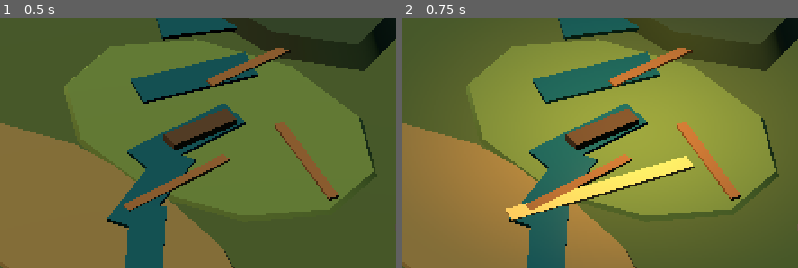
Above: before the commit, frames 1-2 (left to right).
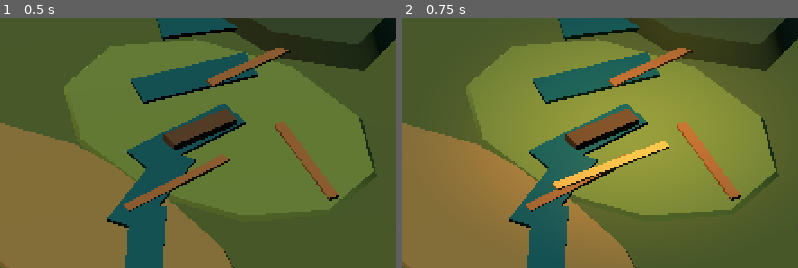
Above: after the commit, the same moments.

Repository: tomat60/pixel-nations
Game: Godot game, scene res://scenes/map/aurelian_basin_v2.tscn
Same seed, same stepped clock (60 frames per second), same inputs: the game is played once before the commit and once after it.
Inputs:
- Up to frame 1 (0.5 s): no input
- Up to frame 2 (0.75 s): click "CLAIM LAND" at 0.5 s
The pictures show only the part of the screen within x 22-72%, y 25-75%; the shares and areas given below are measured in that part.

Frame 1 is identical in both runs. In frame 2, 3.5% of the frame differs, in the area x 26-74%, y 49-82%.

Commit message:
fix(godot): align claim route with recomposed Basin crossing

Diff:
--- a/game/scenes/map/aurelian_basin_v3.gd
+++ b/game/scenes/map/aurelian_basin_v3.gd
@@ -57,14 +57,14 @@
 
 func _build_world_edges() -> void:
     var entries := [
-        ["decoration/nature/hill_single_A.gltf", Vector3(-5.6, 0.14, -4.1), 0.15, 1.42],
-        ["decoration/nature/hill_single_B.gltf", Vector3(-4.7, 0.18, -4.7), -0.2, 1.30],
-        ["decoration/nature/tree_single_A.gltf", Vector3(-6.0, 0.18, -3.0), 0.4, 1.20],
-        ["decoration/nature/tree_single_B.gltf", Vector3(-5.1, 0.18, -2.3), -0.4, 1.16],
-        ["decoration/nature/rock_single_A.gltf", Vector3(5.2, 0.18, -3.3), 0.6, 1.28],
-        ["decoration/nature/rock_single_C.gltf", Vector3(5.8, 0.16, -2.0), -0.5, 1.10],
-        ["decoration/nature/tree_single_A.gltf", Vector3(-5.0, 0.12, 4.8), 0.2, 1.10],
-        ["decoration/nature/tree_single_B.gltf", Vector3(4.8, 0.12, 4.7), -0.2, 1.06],
+        ["decoration/nature/hill_single_A.gltf", Vector3(-5.8, 0.18, -3.9), 0.15, 1.42],
+        ["decoration/nature/hill_single_B.gltf", Vector3(-4.9, 0.24, -4.6), -0.2, 1.30],
+        ["decoration/nature/tree_single_A.gltf", Vector3(-6.1, 0.22, -2.9), 0.4, 1.20],
+        ["decoration/nature/tree_single_B.gltf", Vector3(-5.0, 0.24, -2.0), -0.4, 1.16],
+        ["decoration/nature/rock_single_A.gltf", Vector3(5.1, 0.22, -3.2), 0.6, 1.28],
+        ["decoration/nature/rock_single_C.gltf", Vector3(5.8, 0.20, -1.7), -0.5, 1.10],
+        ["decoration/nature/tree_single_A.gltf", Vector3(-5.2, 0.12, 4.5), 0.2, 1.10],
+        ["decoration/nature/tree_single_B.gltf", Vector3(4.9, 0.12, 4.5), -0.2, 1.06],
     ]
     for entry in entries:
         _spawn_asset(
@@ -87,23 +87,23 @@
     var activated_route := MeshInstance3D.new()
     activated_route.name = "ActivatedFounderRoad"
     var route_mesh := BoxMesh.new()
-    route_mesh.size = Vector3(0.30, 0.05, 3.35)
+    route_mesh.size = Vector3(0.18, 0.035, 2.20)
     activated_route.mesh = route_mesh
-    activated_route.position = center + Vector3(0.75, 0.08, 1.45)
-    activated_route.rotation.y = -0.36
+    activated_route.position = center + Vector3(0.54, 0.18, 0.96)
+    activated_route.rotation.y = -0.26
     var route_material := StandardMaterial3D.new()
-    route_material.albedo_color = Color("caa45a")
-    route_material.roughness = 0.82
+    route_material.albedo_color = Color("b88b43")
+    route_material.roughness = 0.86
     route_material.emission_enabled = true
-    route_material.emission = Color("6b4b22")
-    route_material.emission_energy_multiplier = 0.20
+    route_material.emission = Color("5b3b18")
+    route_material.emission_energy_multiplier = 0.16
     activated_route.material_override = route_material
     claimed_root.add_child(activated_route)
 
     var claim_light := OmniLight3D.new()
     claim_light.name = "FounderWarmth"
-    claim_light.position = center + Vector3(0.0, 2.4, 0.0)
-    claim_light.light_color = Color("e9b866")
-    claim_light.light_energy = 2.1
-    claim_light.omni_range = 5.2
+    claim_light.position = center + Vector3(0.0, 2.2, 0.0)
+    claim_light.light_color = Color("e5ad59")
+    claim_light.light_energy = 1.65
+    claim_light.omni_range = 4.5
     claimed_root.add_child(claim_light)
